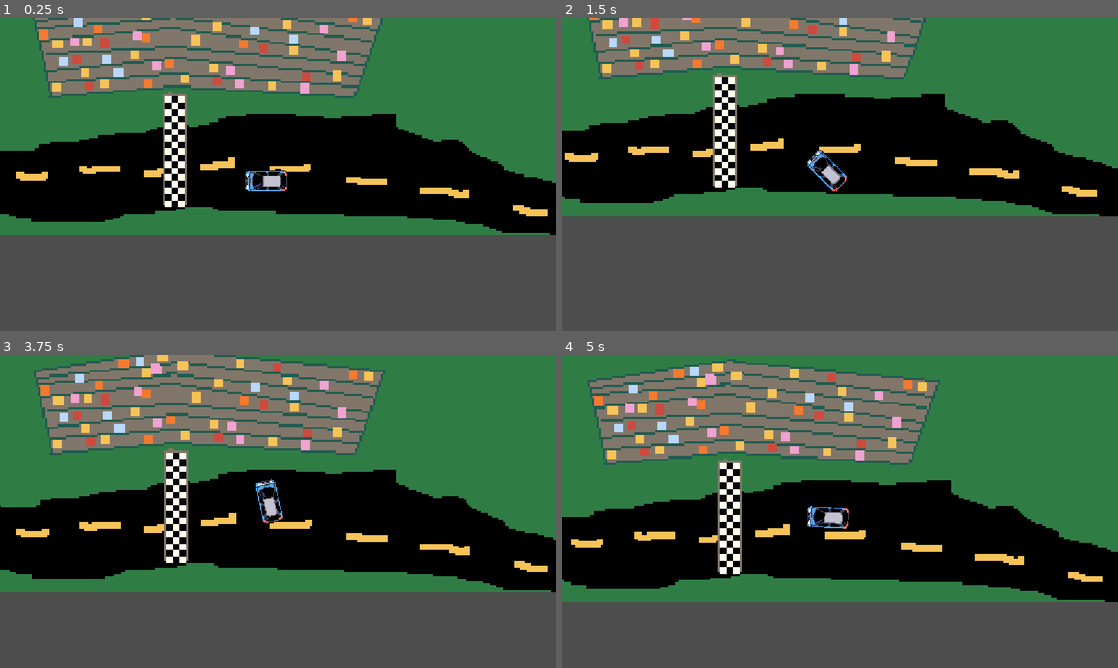
Above: before the commit, frames 1-4 (two rows, left to right).
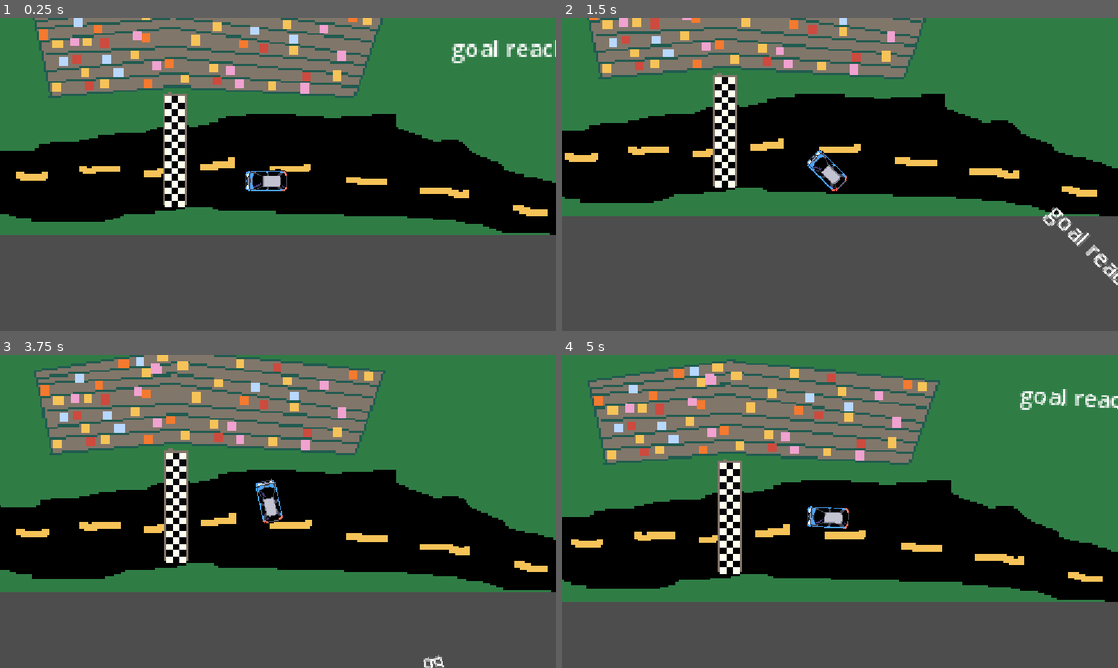
Above: after the commit, the same moments.

Repository: siryanni/bouncy-racing
Game: Godot game, scene res://scene.tscn
Same seed, same stepped clock (60 frames per second), same inputs: the game is played once before the commit and once after it.
Inputs:
- Up to frame 1 (0.25 s): no input
- Up to frame 2 (1.5 s): hold Right (ui_right) 0.53-1.28 s; hold Down (ui_down) from 1.28 s (still down)
- Up to frame 3 (3.75 s): release Down (ui_down) at 2.03 s; hold Right (ui_right) 2.03-2.78 s; hold Up (ui_up) 2.78-3.53 s; hold Left (ui_left) from 3.53 s (still down)
- Up to frame 4 (5 s): keep holding Left (ui_left)

The runs differ from the first frame. In frame 1, 0.5% of the frame differs, in the area x 81-100%, y 7-15%; in frame 2, 0.5%; in frame 3, less than 0.1%; in frame 4, 0.5%.

Commit message:
Moved label

Diff:
--- a/bouncy-racing/bouncy-racing/scene.tscn
+++ b/bouncy-racing/bouncy-racing/scene.tscn
@@ -24,10 +24,10 @@
 script = ExtResource("2_u3cyc")
 
 [node name="Timer" type="Label" parent="CarCharacter" unique_id=1781520734]
-offset_left = -242.0
-offset_top = -193.0
-offset_right = -150.0
-offset_bottom = -129.0
+offset_left = 126.0
+offset_top = -100.0
+offset_right = 194.0
+offset_bottom = -69.0
 
 [node name="CarFollowingCamara" type="Camera2D" parent="CarCharacter" unique_id=2067092229]
 position = Vector2(6, -1)
